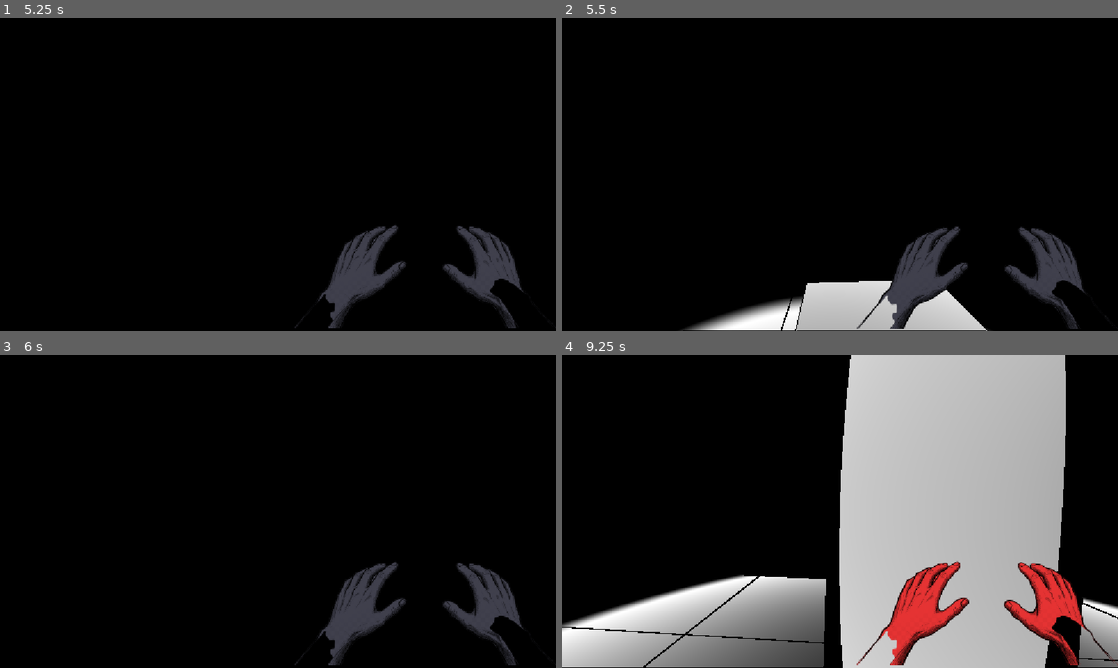
Above: before the commit, frames 1-4 (two rows, left to right).
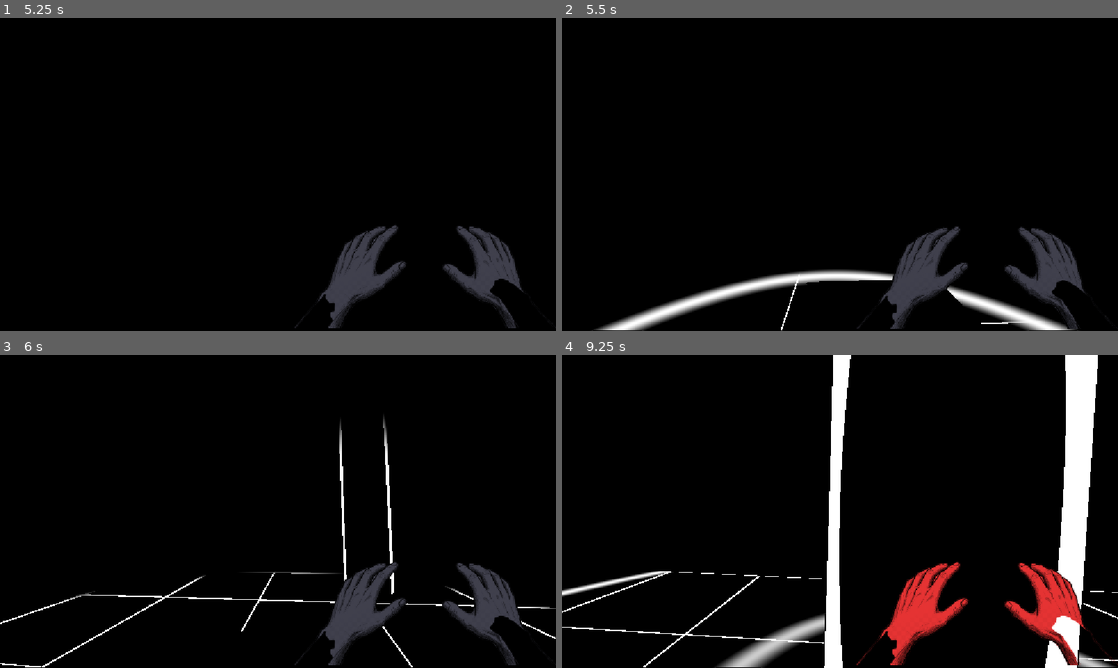
Above: after the commit, the same moments.

Repository: gpwid/gamejam-dinamik21-sparklestudios
Game: Godot game, scene res://scenes/level/test_world.tscn
Same seed, same stepped clock (60 frames per second), same inputs: the game is played once before the commit and once after it.
Inputs (mouse positions are in pixels of both pictures, inside the frame that each line leads up to):
- Up to frame 1 (5.25 s): tap Enter at 0.5 s; move the mouse to (305, 174) at 0.52 s; hold Shift (sprint) 0.53-1.28 s; hold W (move_forward) from 0.53 s (still down); click (305, 174) at 0.67 s; right-click (305, 174) at 0.8 s; move the mouse to (250, 174) at 1.27 s; right-click (250, 174) at 1.35 s; tap Shift (sprint) at 1.55, 2.85, 4.55 s; move the mouse to (289, 168) at 2.02 s; hold E (interact) 2.03-2.78 s; right-click (289, 168) at 2.3 s; move the mouse to (272, 180) at 2.77 s; click (272, 180) at 2.92 s; tap Space at 3.5 s; move the mouse to (316, 177) at 3.52 s; press the mouse at (316, 177) at 3.53 s; right-click (316, 177) at 3.8 s; move the mouse to (233, 171) at 4.27 s; release the mouse at (233, 171) at 4.28 s; right-click (233, 171) at 4.35 s; move the mouse to (283, 174) at 5.02 s; hold Shift (sprint) from 5.03 s (still down); click (283, 174) at 5.17 s
- Up to frame 2 (5.5 s): keep holding W (move_forward); keep holding Shift (sprint); right-click (845, 174) at 5.3 s
- Up to frame 3 (6 s): move the mouse to (255, 505) at 5.77 s; release W (move_forward) at 5.78 s; release Shift (sprint) at 5.78 s; hold D (move_right) from 5.78 s (still down); right-click (255, 505) at 5.85 s
- Up to frame 4 (9.25 s): tap Shift (sprint) at 6.05, 7.35, 9.05 s; move the mouse to (867, 511) at 6.52 s; release D (move_right) at 6.53 s; hold E (interact) 6.53-7.28 s; hold W (move_forward) 6.53-8.78 s; right-click (867, 511) at 6.8 s; move the mouse to (812, 511) at 7.27 s; click (812, 511) at 7.42 s; tap Enter at 8 s; move the mouse to (851, 505) at 8.02 s; press the mouse at (851, 505) at 8.03 s; right-click (851, 505) at 8.3 s; tap Space at 8.75 s; move the mouse to (834, 517) at 8.77 s; release the mouse at (834, 517) at 8.78 s; hold A (move_left) from 8.78 s (still down); right-click (834, 517) at 8.85 s

Frame 1 is identical in both runs. In frame 2, 8.3% of the frame differs, in the area x 5-93%, y 80-100%; in frame 3, 1.3%; in frame 4, 55%, in the area x 0-100%, y 0-100%.

Commit message:
feat: implement player movement, dynamic camera, and echolocation flashlight shaders

Diff:
--- a/assets/material/shader.gdshader
+++ b/assets/material/shader.gdshader
@@ -78,33 +78,31 @@
 	}
 	ALBEDO = vec3(ink);
 
-	// --- EFEK GELOMBANG GANDA (DOUBLE-RIPPLE ECHOLOCATION DENGAN AFTERGLOW) ---
+	// --- ECHOLOCATION: OUTLINE-ONLY (GARIS PUTIH DI ATAS LATAR HITAM) ---
 	EMISSION = vec3(0.0);
-	if (tap_radius > 0.05 && tap_radius < (MAX_TAP_DISTANCE + 2.0)) {
+	if (abs(tap_radius) > 0.05) {
 		float dist = distance(world_pos, tap_origin);
+		bool is_expanding = (tap_radius > 0.0);
+		float current_r = is_expanding ? tap_radius : floor(abs(tap_radius));
+		float global_fade = is_expanding ? 1.0 : fract(abs(tap_radius));
 
-		// 1. Cincin Primer (depan) pada radius tap_radius dengan ekor afterglow tebal (3.5m)
-		float ring1 = get_wave_intensity(dist, tap_radius, WAVE_THICKNESS);
+		if (dist <= current_r + 0.25) {
+			// Area yang sudah tersapu gelombang
+			float revealed_area = 1.0 - smoothstep(current_r - 0.4, current_r + 0.2, dist);
 
-		// 2. Cincin Sekunder (belakang) mengekor di (tap_radius - 3.5m)
-		// Hanya muncul jika tap_radius > WAVE_GAP untuk mencegah anomali di titik awal
-		float ring2 = 0.0;
-		if (tap_radius > WAVE_GAP) {
-			float r2 = tap_radius - WAVE_GAP;
-			ring2 = get_wave_intensity(dist, r2, WAVE_THICKNESS) * 0.85;
-		}
+			// Garis tipis kepala gelombang primer & sekunder saat merambat
+			float ring_front = 0.0;
+			if (is_expanding) {
+				float ring1_line = smoothstep(0.25, 0.0, abs(dist - current_r));
+				float ring2_line = (current_r > WAVE_GAP) ? smoothstep(0.2, 0.0, abs(dist - (current_r - WAVE_GAP))) * 0.8 : 0.0;
+				ring_front = clamp(ring1_line + ring2_line, 0.0, 1.0);
+			}
 
-		// 3. Gabungkan intensitas kedua cincin (clamp 0.0 - 1.0)
-		float combined_wave = clamp(ring1 + ring2, 0.0, 1.0);
+			// HANYA nyalakan garis outline (comic_edge) dan garis cincin perambat
+			float outline_only = step(0.5, comic_edge);
+			float final_sonar = clamp(outline_only * revealed_area + ring_front, 0.0, 1.0) * global_fade;
 
-		// 4. Redupkan intensitas ripple secara bertahap saat tap_radius mendekati akhir agar tidak hilang secara kasar
-		float distance_fade = 1.0 - smoothstep(MAX_TAP_DISTANCE * 0.70, MAX_TAP_DISTANCE, tap_radius);
-		float wave_intensity = combined_wave * distance_fade;
-
-		if (wave_intensity > 0.005) {
-			// Pertahankan gaya comic ink: garis siluet, sudut tajam, dan grid ubin tetap hitam
-			float wave_ink = (comic_edge > 0.5) ? 0.0 : 1.0;
-			EMISSION = vec3(wave_ink * wave_intensity);
+			EMISSION = vec3(final_sonar);
 		}
 	}
 }
--- a/scripts/characters/player.gd
+++ b/scripts/characters/player.gd
@@ -69,14 +69,16 @@
 const CRITICAL_DROP_TIME_MAX: float = 0.09
 
 # ==============================================================================
-# PENGATURAN GELOMBANG ECHOLOCATION (DOUBLE-WAVE & BALANCING)
+# PENGATURAN GELOMBANG ECHOLOCATION (PERSISTENT REVEAL & SIMULTANEOUS FADE)
 # ==============================================================================
 @export_group("Echolocation Dynamics")
 @export var wall_reach_distance: float = 1.8   # Jarak tangan menyentuh dinding (meter)
 @export var wall_tap_max_radius: float = 17.0  # Jangkauan maksimal saat mengetuk dinding
 @export var floor_tap_max_radius: float = 6.0  # Jangkauan terbatas saat di ruang terbuka
-@export var wave_speed: float = 12.0           # 12.0 m/s (2x lari sprint 6.0 m/s, tetap terbaca jelas)
-@export var tap_cooldown: float = 3.0          # Cooldown antar ketukan (detik)
+@export var wave_speed: float = 16.0           # 16.0 m/s (Cepat & ekspansif)
+@export var wave_hold_duration: float = 0.35   # Tahan visibilitas penuh (detik)
+@export var wave_fade_duration: float = 1.2    # Fade-out serentak seluruh ruangan (detik)
+@export var tap_cooldown: float = 1.5          # Cooldown jeda gelap setelah fade selesai (detik)
 @export var double_ping_delay: float = 0.22    # Jeda pemutaran audio echo kedua (detik)
 
 # ==============================================================================
@@ -136,8 +138,12 @@
 var is_step_triggered: bool = false
 
 # Echolocation Wave State
+enum WavePhase { IDLE, EXPAND, HOLD, FADE }
+var wave_phase: WavePhase = WavePhase.IDLE
+var wave_timer: float = 0.0
 var is_wave_active: bool = false
 var current_tap_radius: float = 0.0
+var shader_tap_radius: float = 0.0
 var active_max_radius: float = 17.0
 var tap_cooldown_timer: float = 0.0
 
@@ -154,7 +160,7 @@
 	base_fov = camera.fov
 	was_on_floor = is_on_floor()
 
-	RenderingServer.global_shader_parameter_set("tap_radius", 0.0)
+	_set_tap_radius(0.0)
 	_init_audio_fallbacks()
 
 	if view_model and view_model.has_method("update_flashlight_visual"):
@@ -551,6 +557,10 @@
 # ==============================================================================
 # GELOMBANG ECHOLOCATION (WALL-TAP VS FLOOR FALLBACK & COOLDOWN)
 # ==============================================================================
+func _set_tap_radius(val: float) -> void:
+	shader_tap_radius = val
+	RenderingServer.global_shader_parameter_set("tap_radius", val)
+
 func handle_tap_wave(delta: float) -> void:
 	if tap_cooldown_timer > 0.0:
 		tap_cooldown_timer -= delta
@@ -558,17 +568,46 @@
 	if not is_wave_active:
 		return
 
-	current_tap_radius += wave_speed * delta
-	RenderingServer.global_shader_parameter_set("tap_radius", current_tap_radius)
-
-	if current_tap_radius >= active_max_radius:
-		is_wave_active = false
-		current_tap_radius = 0.0
-		RenderingServer.global_shader_parameter_set("tap_radius", 0.0)
+	match wave_phase:
+		WavePhase.EXPAND:
+			current_tap_radius += wave_speed * delta
+			if current_tap_radius >= active_max_radius:
+				current_tap_radius = active_max_radius
+				wave_phase = WavePhase.HOLD
+				wave_timer = 0.0
+				var encoded_val: float = -(floorf(active_max_radius) + 0.999)
+				_set_tap_radius(encoded_val)
+			else:
+				_set_tap_radius(current_tap_radius)
+
+		WavePhase.HOLD:
+			wave_timer += delta
+			var encoded_val: float = -(floorf(active_max_radius) + 0.999)
+			_set_tap_radius(encoded_val)
+			if wave_timer >= wave_hold_duration:
+				wave_phase = WavePhase.FADE
+				wave_timer = 0.0
+
+		WavePhase.FADE:
+			wave_timer += delta
+			var progress: float = clampf(wave_timer / wave_fade_duration, 0.0, 1.0)
+			var fade_alpha: float = lerpf(0.999, 0.0, progress)
+			var encoded_val: float = -(floorf(active_max_radius) + clampf(fade_alpha, 0.001, 0.999))
+			_set_tap_radius(encoded_val)
+
+			if progress >= 1.0:
+				wave_phase = WavePhase.IDLE
+				is_wave_active = false
+				current_tap_radius = 0.0
+				tap_cooldown_timer = tap_cooldown
+				_set_tap_radius(0.0)
 
 func trigger_surface_tap() -> void:
-	var space_state: PhysicsDirectSpaceState3D = get_world_3d().direct_space_state
-	var origin: Vector3 = camera.global_position
+	var world_3d := get_world_3d()
+	if not world_3d:
+		return
+	var space_state: PhysicsDirectSpaceState3D = world_3d.direct_space_state
+	var origin: Vector3 = camera.global_position if camera else global_position
 
 	# Cek apakah ada dinding dalam jangkauan tangan (Depan, Kanan, Kiri)
 	var wall_directions: Array[Vector3] = [
@@ -603,10 +642,12 @@
 	active_max_radius = wall_tap_max_radius if hit_wall else floor_tap_max_radius
 
 	RenderingServer.global_shader_parameter_set("tap_origin", closest_hit_pos)
-	RenderingServer.global_shader_parameter_set("tap_radius", 0.0)
+	_set_tap_radius(0.0)
 	current_tap_radius = 0.0
+	wave_timer = 0.0
+	wave_phase = WavePhase.EXPAND
 	is_wave_active = true
-	tap_cooldown_timer = tap_cooldown
+	tap_cooldown_timer = 0.0
 
 	# 1. Putar audio TapEchoPlayer ping pertama
 	if tap_echo_player:
